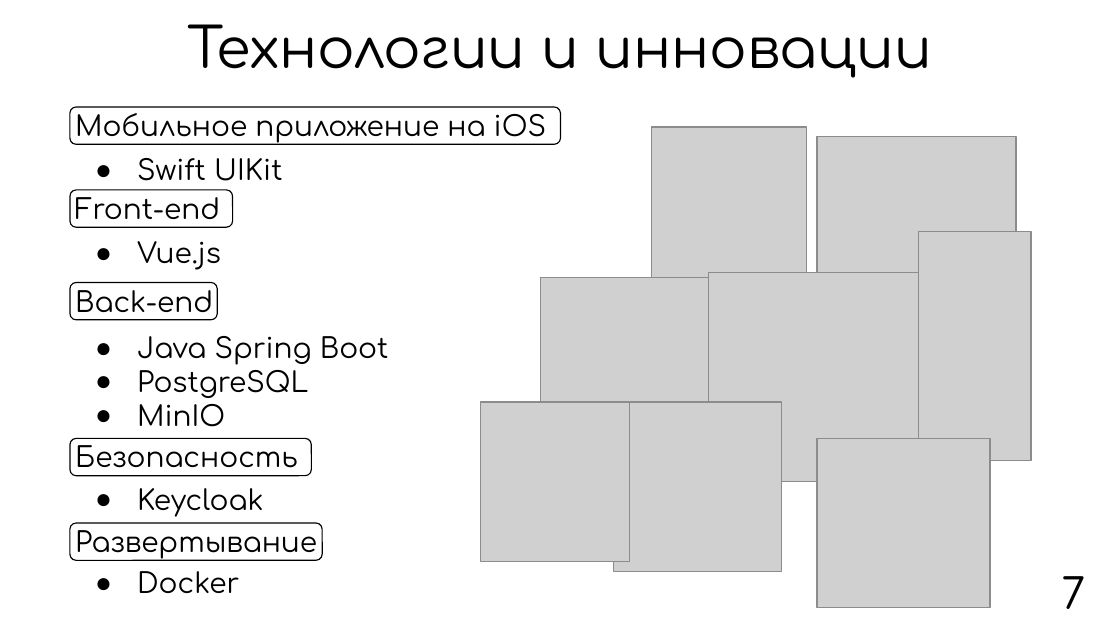
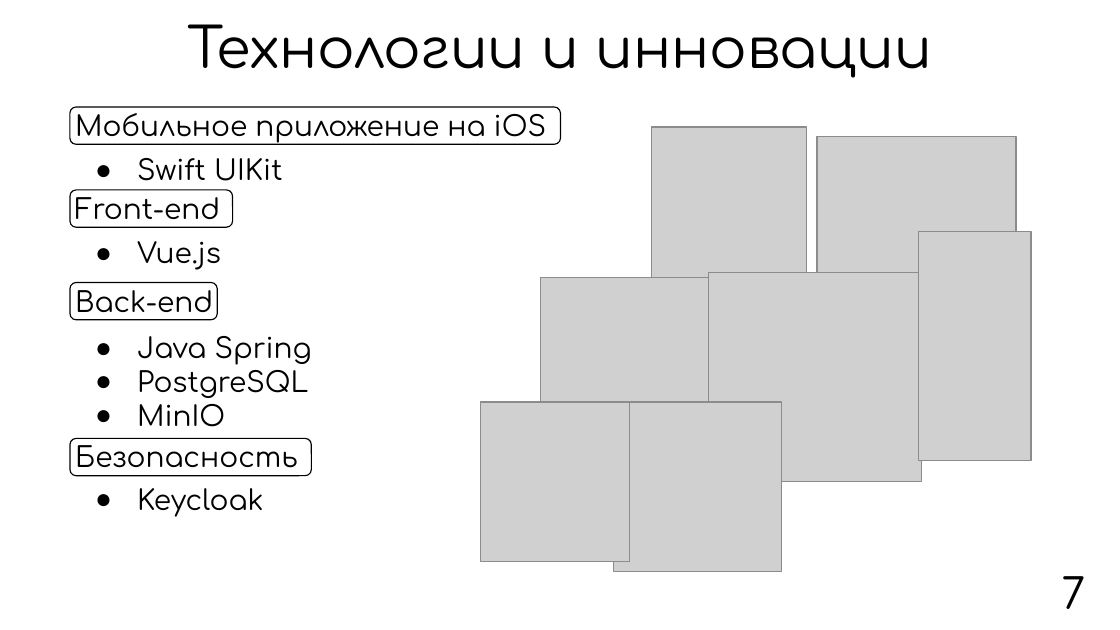
Before and after one commit to SazonovAlexander/9.1-TikTalk, a slide deck: slide 7 of presentation/presentation product/Презентация TikTalk.pptx. Drawn at 1120x630 pixels with LibreOffice and Linux fonts; fonts in the diff are those of the drawing; grey boxes stand for pictures. Boxes give left, top, right and bottom in pixels: in the first picture for what was removed or moved away, otherwise in the second. Text is boxed around its words. In the diff, an @@ line names an element or a change of style, - is before the commit and + after.

```diff
--- a/presentation/presentation product/Презентация TikTalk.pptx
+++ b/presentation/presentation product/Презентация TikTalk.pptx
@@ text at [137, 336, 312, 365]: text changed @@
-● Java Spring Boot
+● Java Spring
@@ picture removed at [816, 439, 990, 608] @@
@@ rounded rectangle removed at [69, 523, 321, 560] @@
@@ text removed at [75, 522, 317, 560] @@
-Развертывание
@@ text removed at [137, 571, 239, 593] @@
-● Docker
```
Also in this commit, not shown: 6 other slides changed, 3 other files.
